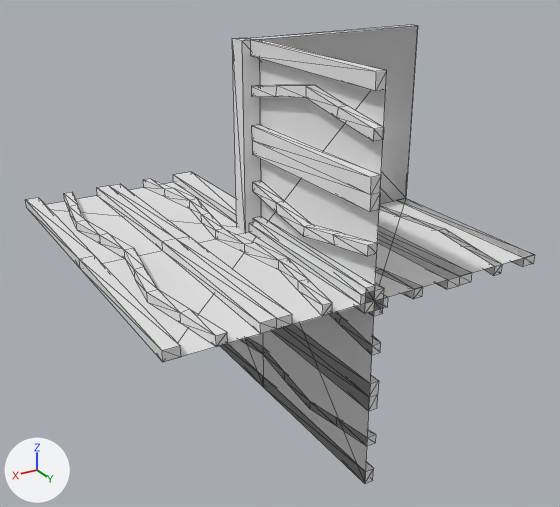
Before and after pictures for a commit that changed the OBJ model Data/bmc/tiles/t_038.obj.
Camera for both pictures: a camera (50 mm lens) standing at (0.964, 1.704, 0.768) and looking at (-0.03, 0.048, -0.06). Arrows for +X, +Y and +Z are at lower left; the lights stay in place. Mesh edges are drawn as thin lines. Where no turn or scale is listed for an object, it has been applied to the vertices.

Names of what the first picture shows: 't_038'.
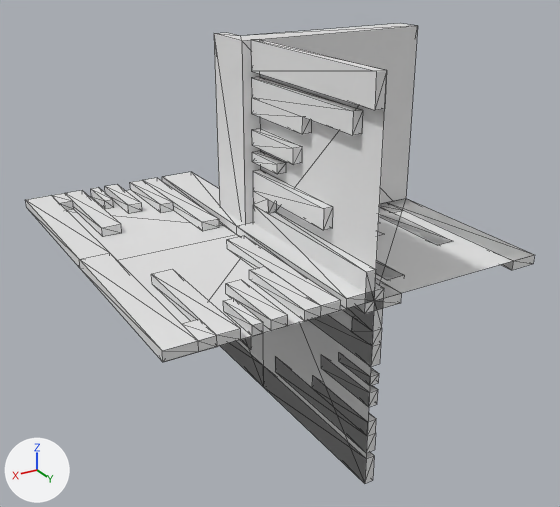
What changed in the scene script:
```text
Change me_t_038:
    used by ob_t_038; location = (0.0, 0.0, 0.0)
    remove me_t_038.from_pydata(...)  # 366 vertices, 730 faces; spans x -0.5..0.5, y -0.5..0.5, z -0.5..0.5
    add me_t_038.from_pydata(...)  # 334 vertices, 592 faces; spans x -0.5..0.5, y -0.5..0.5, z -0.5..0.5
    me_t_038 part 1: a new loose piece, a box spanning x 0.0..0.025, y 0.0..0.2, z 0.237..0.277
    me_t_038 part 2: a new loose piece, a box spanning x -0.025..0.0, y 0.374..0.5, z -0.218..-0.193
    me_t_038 part 3: a new loose piece, a box spanning x 0.0..0.025, y 0.0..0.126, z 0.193..0.218
    me_t_038 part 4: a new loose piece, a box spanning x -0.025..0.0, y 0.3..0.5, z -0.277..-0.237
    me_t_038 part 5: a new loose piece, a box spanning x 0.282..0.307, y 0.374..0.5, z 0.0..0.025
    me_t_038 part 6: a new loose piece, a box spanning x 0.282..0.307, y -0.5..-0.374, z 0.0..0.025
    me_t_038 part 7: a new loose piece, a box spanning x 0.223..0.263, y 0.3..0.5, z 0.0..0.025
    me_t_038 part 8: a new loose piece, a box spanning x 0.223..0.263, y -0.5..-0.3, z 0.0..0.025
    me_t_038 part 9: the loose piece of 36 vertices spanning x -0.025..0.0, y -0.5..0.5, z -0.429..-0.362 is rebuilt with 14 vertices and now spans x -0.025..0.0, y 0.071..0.5, z -0.408..-0.318
    me_t_038 part 10: the loose piece of 36 vertices spanning x 0.071..0.138, y -0.5..0.5, z 0.0..0.025 is rebuilt with 14 vertices and now spans x 0.092..0.182, y 0.071..0.5, z 0.0..0.025
    me_t_038 part 11: the loose piece of 20 vertices spanning x -0.138..-0.071, y 0.0..0.5, z -0.025..0.0 is rebuilt with 14 vertices and now spans x -0.182..-0.092, y 0.0..0.429, z -0.025..0.0
    me_t_038 part 12: the loose piece of 20 vertices spanning x 0.0..0.025, y 0.0..0.5, z 0.362..0.429 is rebuilt with 14 vertices and now spans x 0.0..0.025, y 0.0..0.429, z 0.318..0.408
    me_t_038 part 13: a new loose piece of 14 vertices spanning x -0.025..0.0, y -0.5..-0.071, z -0.408..-0.318
    me_t_038 part 14: a new loose piece of 14 vertices spanning x 0.092..0.182, y -0.5..-0.071, z 0.0..0.025
    me_t_038 part 15: the loose piece of 12 vertices spanning x 0.0..0.025, y 0.0..0.5, z 0.212..0.287 is deleted
    me_t_038 part 16: the loose piece of 12 vertices spanning x -0.287..-0.213, y 0.0..0.5, z -0.025..0.0 is deleted
    me_t_038 part 17: 198 vertices removed from x -0.5..0.463, y -0.5..0.5, z -0.463..0.5; 122 vertices added at x -0.5..0.425, y -0.5..0.5, z -0.425..0.5
```

Boxes [x1, y1, x2, y2] around the edits, measured in the pictures (560 x 507 px; the box of a moved part takes in the faces that stretch with it):
't_038', reshaped: before [26, 25, 534, 484]; after [26, 23, 534, 484]
part 1 of me_t_038, added: after [252, 129, 302, 165]
part 2 of me_t_038, added: after [339, 353, 379, 386]
part 3 of me_t_038, added: after [252, 151, 286, 174]
part 4 of me_t_038, added: after [321, 355, 378, 407]
part 5 of me_t_038, added: after [223, 298, 263, 336]
part 6 of me_t_038, added: after [91, 187, 114, 209]
part 7 of me_t_038, added: after [226, 280, 288, 331]
part 8 of me_t_038, added: after [105, 184, 142, 214]
part 9 of me_t_038, rebuilt: before [241, 338, 376, 446]; after [275, 356, 376, 453]
part 10 of me_t_038, rebuilt (39% narrower, 38% shorter): before [143, 179, 332, 316]; after [227, 236, 341, 321]
part 11 of me_t_038, rebuilt: before [376, 267, 423, 299]; after [376, 264, 403, 280]
part 12 of me_t_038, rebuilt (16% narrower): before [251, 85, 384, 141]; after [251, 77, 363, 135]
part 13 of me_t_038, added: after [241, 337, 251, 349]
part 14 of me_t_038, added: after [130, 178, 219, 231]
part 15 of me_t_038, deleted: before [252, 125, 381, 212]
part 16 of me_t_038, deleted: before [378, 227, 471, 289]
part 17 of me_t_038, moved or reshaped: before [26, 25, 534, 484]; after [26, 23, 534, 484]
